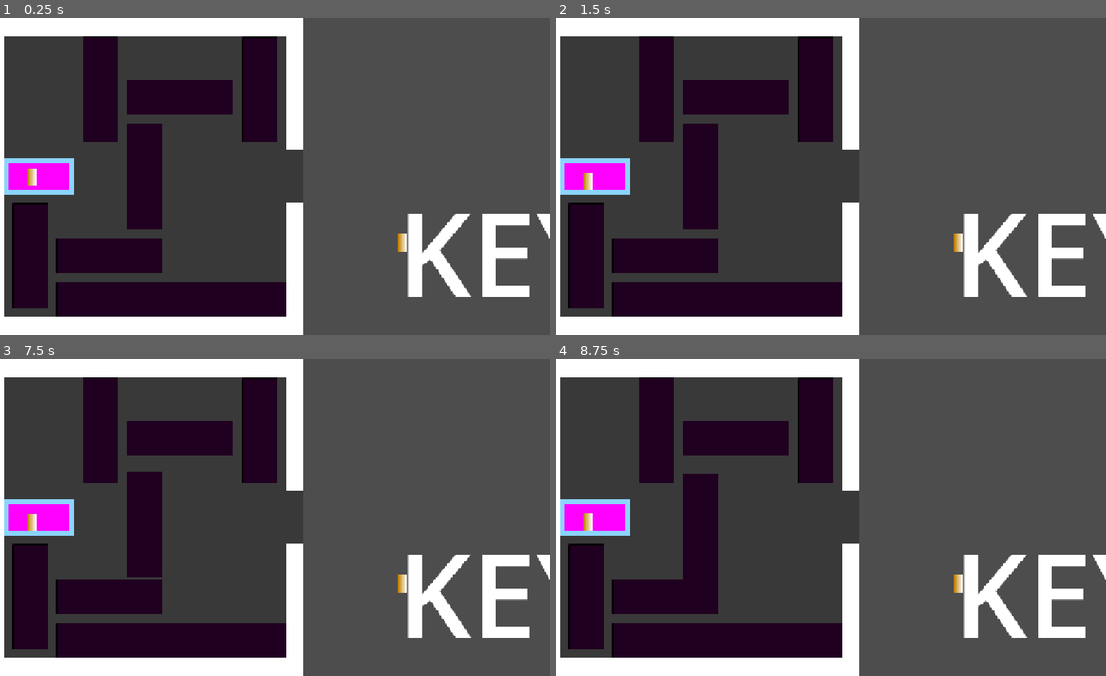
Above: before the commit, frames 1-4 (two rows, left to right).
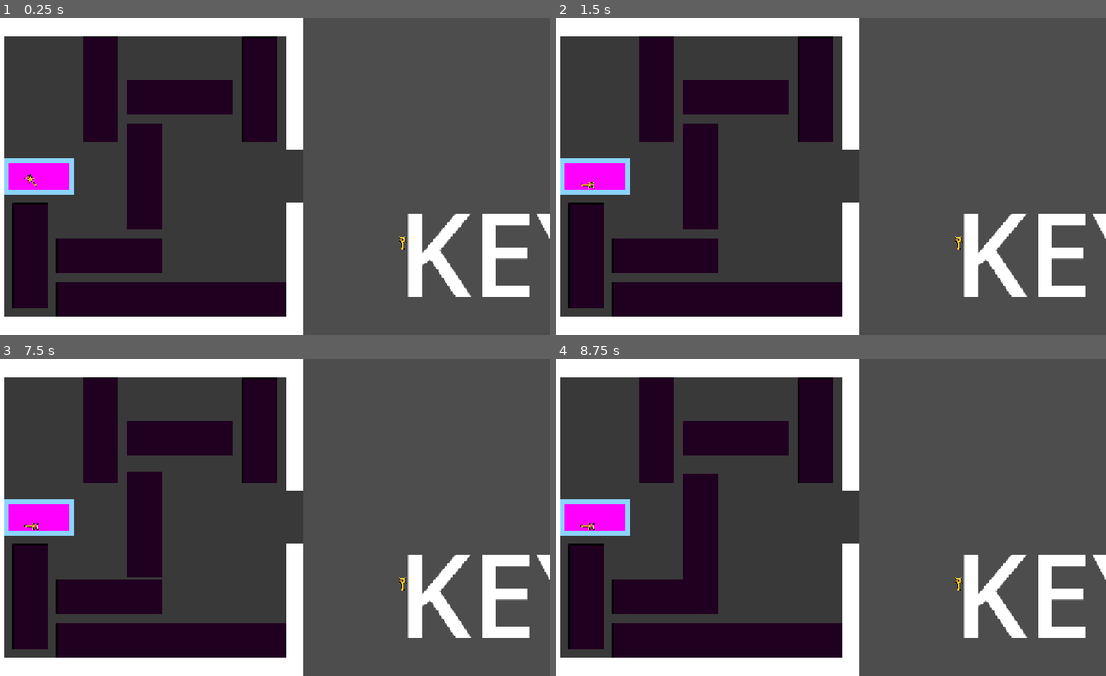
Above: after the commit, the same moments.

Repository: RealAmandaLive/OrcBurp
Game: Godot game, scene res://scenes/gridlock.tscn
Same seed, same stepped clock (60 frames per second), same inputs: the game is played once before the commit and once after it. This scene is started directly instead of the project's main scene.
Inputs (mouse positions are in pixels of both pictures, inside the frame that each line leads up to):
- Up to frame 1 (0.25 s): no input
- Up to frame 2 (1.5 s): tap Enter at 0.5 s; move the mouse to (946, 160) at 0.52 s; hold W (climb) 0.53-1.28 s; hold Right (right) from 0.53 s (still down); click (946, 160) at 0.67 s; tap Space (jump) at 0.77, 1.25 s; move the mouse to (710, 192) at 1.27 s; tap E (interact) at 1.35 s
- Up to frame 3 (7.5 s): tap Space (jump) at 1.52, 2.75, 3.02, 3.77, 4.25, 4.52, 6.02, 6.77 s; tap Enter at 2, 3.5 s; move the mouse to (324, 447) at 2.02 s; release Right (right) at 2.03 s; hold Left (left) 2.03-2.78 s; hold W (climb) 2.03-2.78 s; move the mouse to (242, 580) at 2.77 s; hold Right (right) 2.78-4.28 s; tap E (interact) every 1.5 s from 2.85 to 7.35 s; click (242, 580) at 2.92 s; move the mouse to (434, 565) at 3.52 s; hold W (climb) 3.53-4.28 s; move the mouse to (99, 469) at 4.27 s; hold Left (left) 4.28-5.03 s; move the mouse to (297, 517) at 5.02 s; hold Right (right) 5.03-5.78 s; hold W (climb) 5.03-5.78 s; click (297, 517) at 5.17 s; move the mouse to (181, 438) at 5.77 s; hold Left (left) 5.78-7.28 s; move the mouse to (390, 501) at 6.52 s; hold W (climb) 6.53-7.28 s; move the mouse to (154, 533) at 7.27 s; hold Right (right) from 7.28 s (still down); click (154, 533) at 7.42 s
- Up to frame 4 (8.75 s): keep holding Right (right); tap Space (jump) at 7.52 s; move the mouse to (880, 447) at 8.02 s; hold W (climb) from 8.03 s (still down)

The runs differ from the first frame. In frame 1, 0.2% of the frame differs, in the area x 4-74%, y 47-74%; in frame 2, 0.2%; in frame 3, 0.2%; in frame 4, 0.2%, in the area x 4-74%, y 48-74%.

Commit message:
Gridlock Key

Diff:
--- a/orc-burp-godot/scenes/gridlock.tscn
+++ b/orc-burp-godot/scenes/gridlock.tscn
@@ -4,6 +4,7 @@
 [ext_resource type="Script" uid="uid://ct1dsosdmg4iv" path="res://scripts/gridlock_puzzle.gd" id="1_j8qjq"]
 [ext_resource type="AudioStream" uid="uid://bprg1j15j4n4k" path="res://assets/Player/orc-sounds/toot-tiny.wav" id="2_6osue"]
 [ext_resource type="AudioStream" uid="uid://b3d3wkyhfft3f" path="res://assets/Audio/splat.wav" id="3_ui5xj"]
+[ext_resource type="Texture2D" uid="uid://cb5wu7xj2ln44" path="res://assets/Items/key.png" id="4_h5rmh"]
 
 [sub_resource type="RectangleShape2D" id="RectangleShape2D_l7t1d"]
 size = Vector2(303, 120)
@@ -57,15 +58,7 @@
 colors = PackedColorArray(1, 1, 1, 0.5137255, 1, 1, 1, 0.21913582, 1, 1, 1, 0)
 
 [sub_resource type="CapsuleShape2D" id="CapsuleShape2D_iynve"]
-height = 40.0
-
-[sub_resource type="Gradient" id="Gradient_6osue"]
-colors = PackedColorArray(0.75271696, 0.4928245, 0, 1, 1, 1, 1, 1)
-
-[sub_resource type="GradientTexture2D" id="GradientTexture2D_l7t1d"]
-gradient = SubResource("Gradient_6osue")
-width = 20
-height = 40
+height = 34.0
 
 [sub_resource type="Animation" id="Animation_ui5xj"]
 length = 0.001
@@ -535,6 +528,7 @@
 
 [node name="Key" type="RigidBody2D" parent="." unique_id=1033252304]
 position = Vector2(104, 354)
+rotation = -2.4889321
 collision_layer = 2
 collision_mask = 2
 collision_priority = 10.0
@@ -546,7 +540,7 @@
 shape = SubResource("CapsuleShape2D_iynve")
 
 [node name="Sprite2D" type="Sprite2D" parent="Key" unique_id=246510603]
-texture = SubResource("GradientTexture2D_l7t1d")
+texture = ExtResource("4_h5rmh")
 
 [node name="Winning" type="Node2D" parent="." unique_id=1803625257]
 
@@ -564,7 +558,7 @@
 
 [node name="AnimatedKey" type="Sprite2D" parent="Winning" unique_id=357926528]
 position = Vector2(945, 511)
-texture = SubResource("GradientTexture2D_l7t1d")
+texture = ExtResource("4_h5rmh")
 
 [node name="Label The" type="Label" parent="Winning" unique_id=1027575457]
 offset_left = -600.0
Binary file added: orc-burp-godot/assets/Items/key.png
Not shown, added: orc-burp-godot/assets/Items/key.png.import
